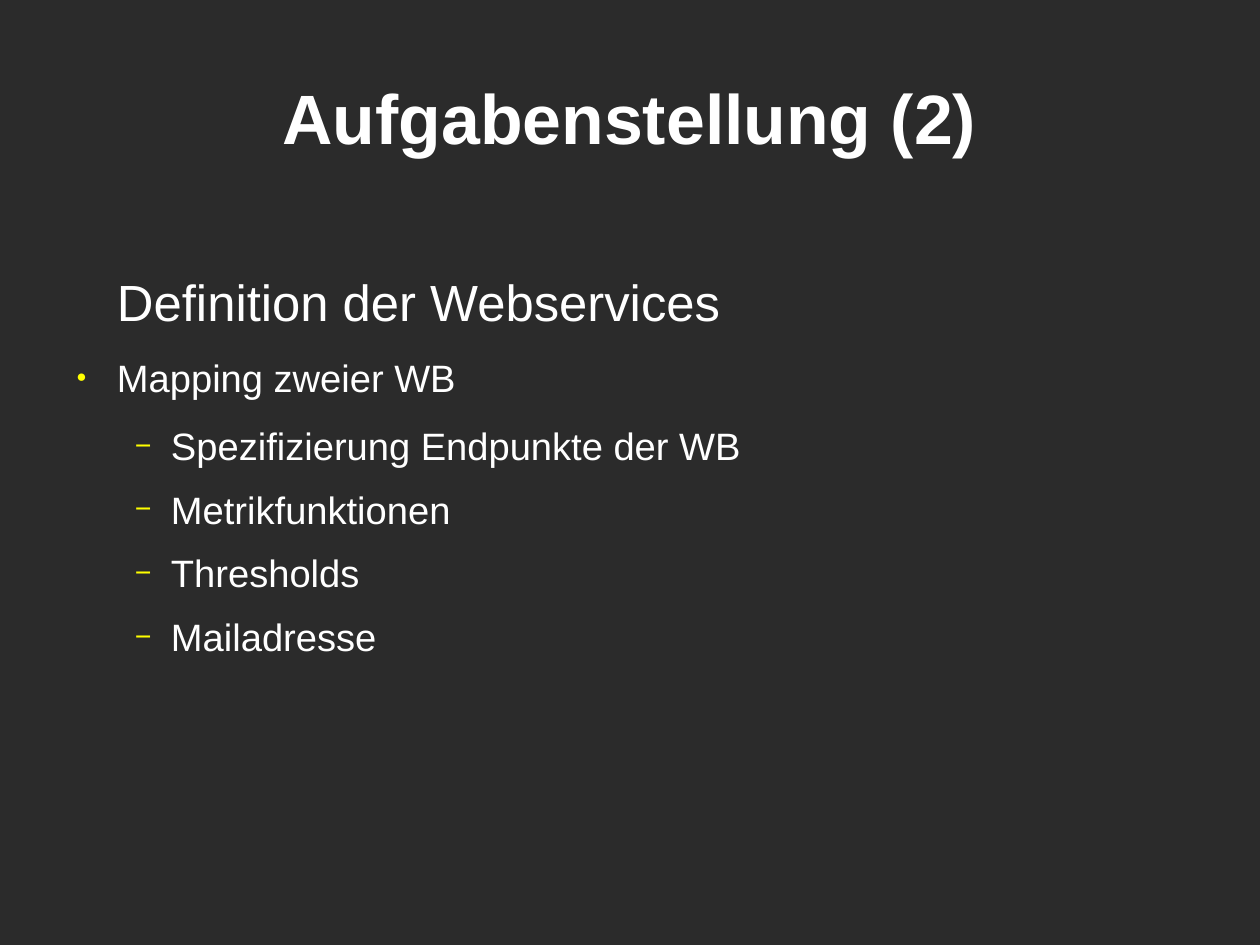
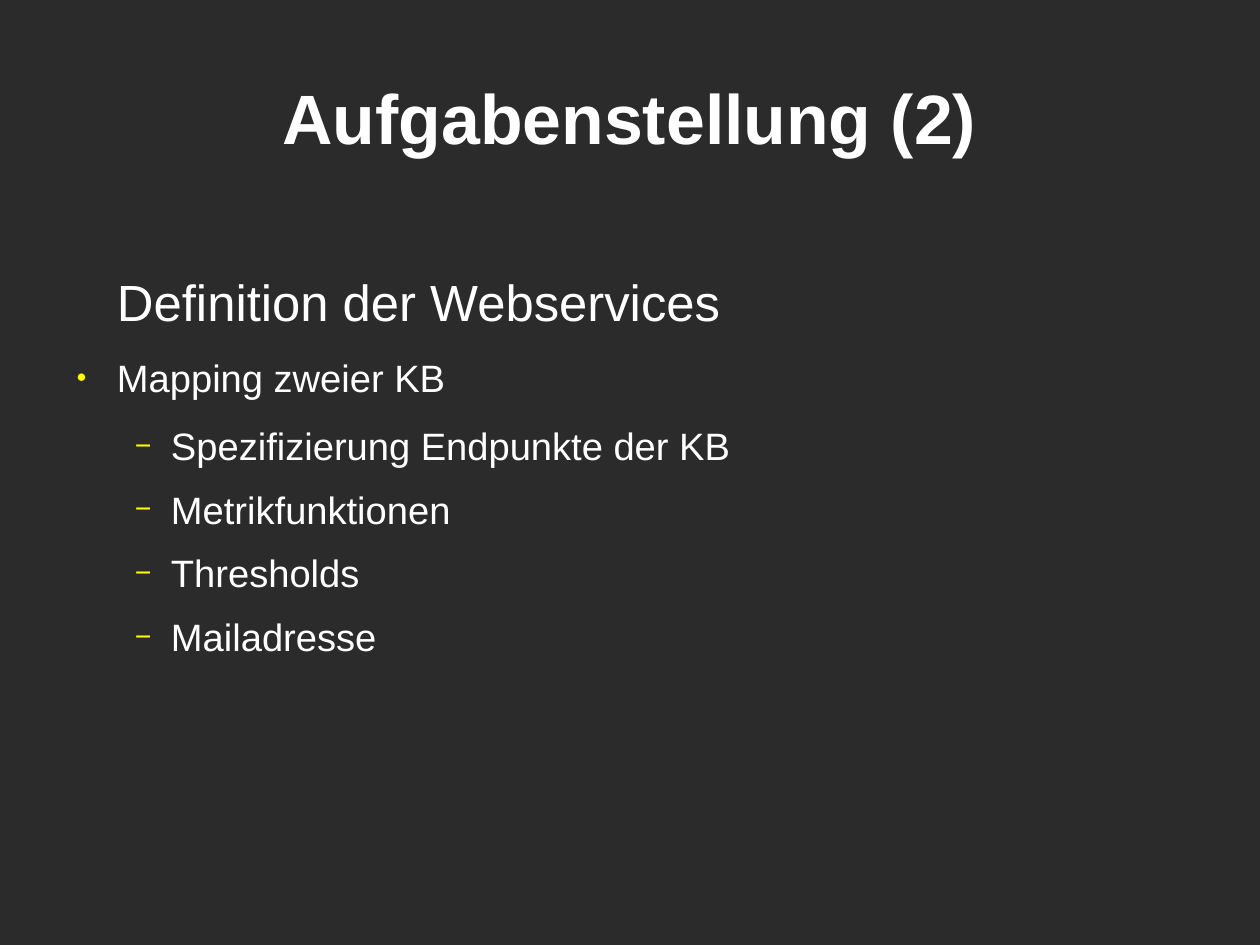
Before and after one commit to KLyko/LimesWebService, a slide deck: slide 4 of doc/overview_08-05-12/presentation.odp. Drawn at 1260x945 pixels with LibreOffice and Linux fonts; fonts in the diff are those of the drawing; background and template pictures are left out; a plain dark background stands for a picture behind light text. Boxes give left, top, right and bottom in pixels: in the first picture for what was removed or moved away, otherwise in the second. Text is boxed around its words. In the diff, an @@ line names an element or a change of style, - is before the commit and + after.

Commit message:
Dokumentation: Abkürz WB einführen 1 Typo

```diff
--- a/doc/overview_08-05-12/presentation.odp
+++ b/doc/overview_08-05-12/presentation.odp
@@ text at [117, 364, 730, 468]: text changed @@
-● Mapping zweier WB
-  − Spezifizierung Endpunkte der WB
+● Mapping zweier KB
+  − Spezifizierung Endpunkte der KB
```
Also in this commit, not shown: 2 other slides changed.
